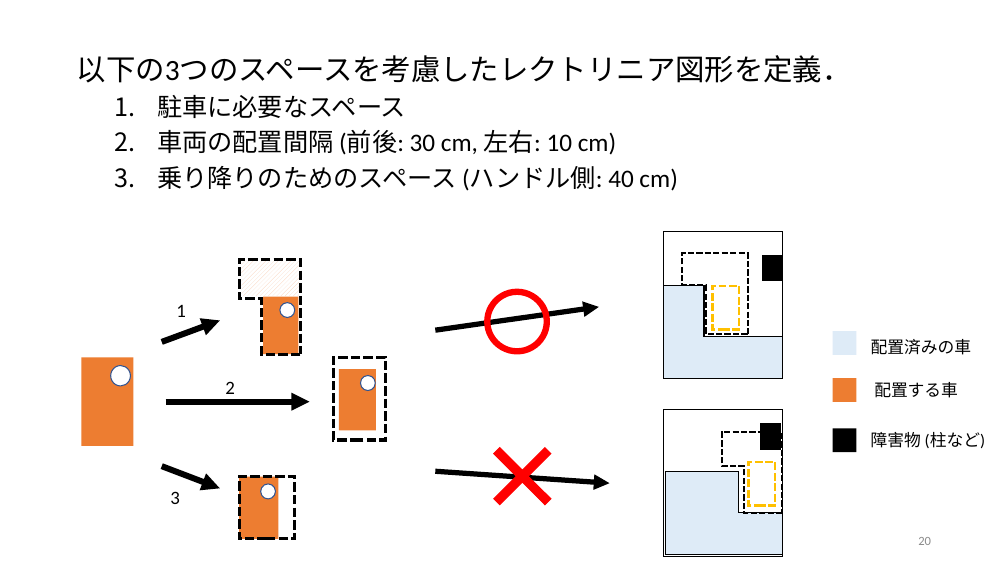
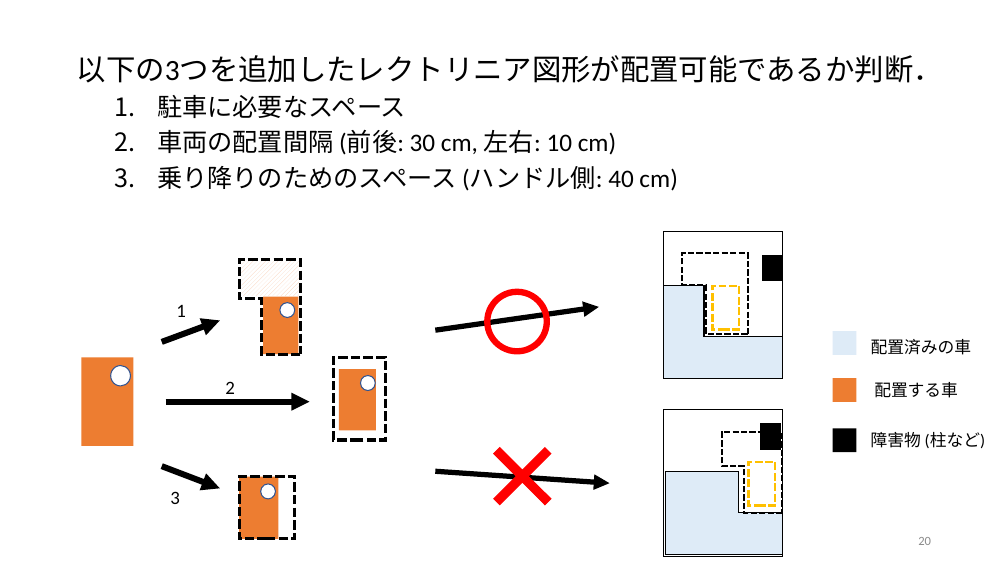
Before and after one commit to r-kurosu/kline, a slide deck: slide 20 of 卒論発表用スライド.pptx. Drawn at 1008x567 pixels with LibreOffice and Linux fonts; fonts in the diff are those of the drawing. Boxes give left, top, right and bottom in pixels: in the first picture for what was removed or moved away, otherwise in the second. Text is boxed around its words. In the diff, an @@ line names an element or a change of style, - is before the commit and + after.

```diff
--- a/卒論発表用スライド.pptx
+++ b/卒論発表用スライド.pptx
@@ text at <box>77,55,943,83</box>: text changed @@
-以下の3つのスペースを考慮したレクトリニア図形を定義．
+以下の3つを追加したレクトリニア図形が配置可能であるか判断．
```
Also in this commit, not shown: 3 other slides changed, 1 other file.
